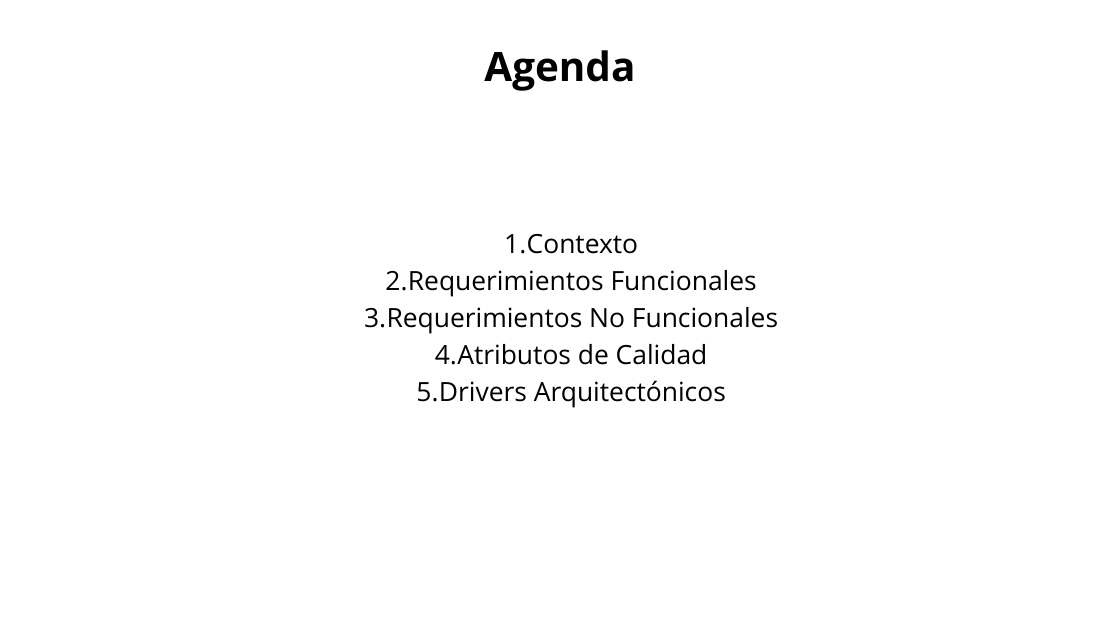
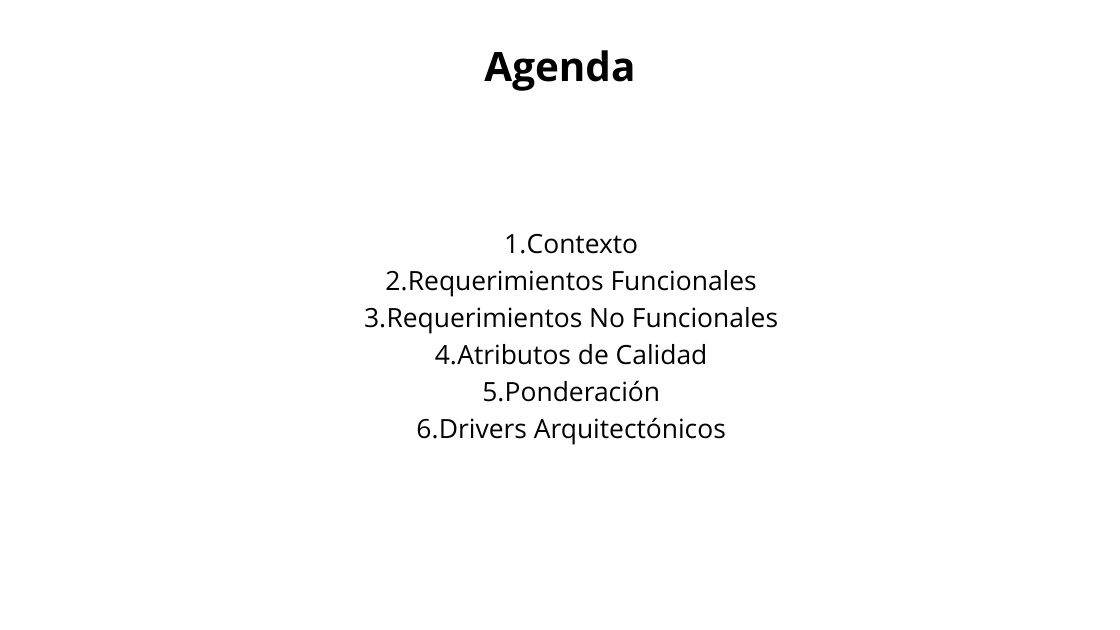
Before and after one commit to Jucer74/SoftwareArchitecture, a slide deck: slide 2 of Project/Context/SistemaSeparacionAudio.context.pptx. Drawn at 1120x630 pixels with LibreOffice and Linux fonts; fonts in the diff are those of the drawing. Boxes give left, top, right and bottom in pixels: in the first picture for what was removed or moved away, otherwise in the second. Text is boxed around its words. In the diff, an @@ line names an element or a change of style, - is before the commit and + after.

```diff
--- a/Project/Context/SistemaSeparacionAudio.context.pptx
+++ b/Project/Context/SistemaSeparacionAudio.context.pptx
@@ text at box(482, 380, 660, 402): paragraph added @@
+  5. Ponderación
```
Also in this commit, not shown: 1 other slide changed, 1 slide added.
